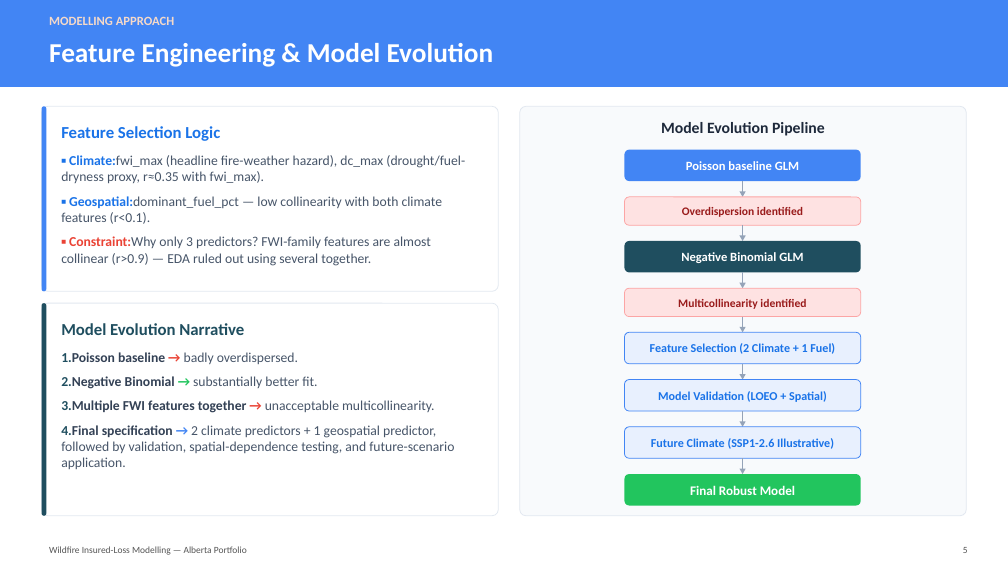
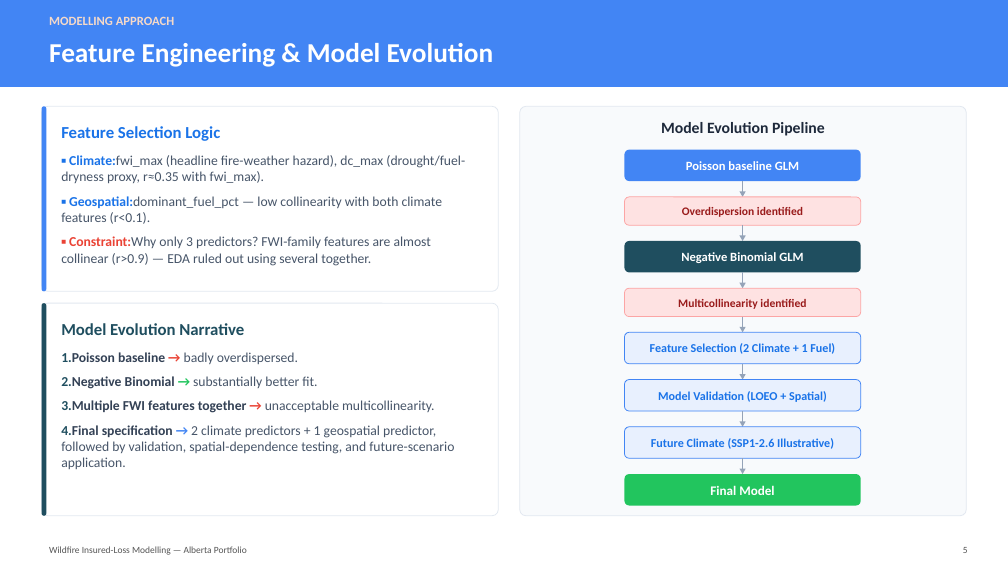
Before and after one commit to Seti17/wildfire-insured-loss-model, a slide deck: slide 5 of presentation/wildfire_loss_presentation.pptx. Drawn at 1008x567 pixels with LibreOffice and Linux fonts; fonts in the diff are those of the drawing. Boxes give left, top, right and bottom in pixels: in the first picture for what was removed or moved away, otherwise in the second. Text is boxed around its words. In the diff, an @@ line names an element or a change of style, - is before the commit and + after.

Commit message:
update presentation

```diff
--- a/presentation/wildfire_loss_presentation.pptx
+++ b/presentation/wildfire_loss_presentation.pptx
@@ text at [710,485,774,495]: text changed @@
-Final Robust Model
+Final Model
```
Also in this commit, not shown: 1 other file.
